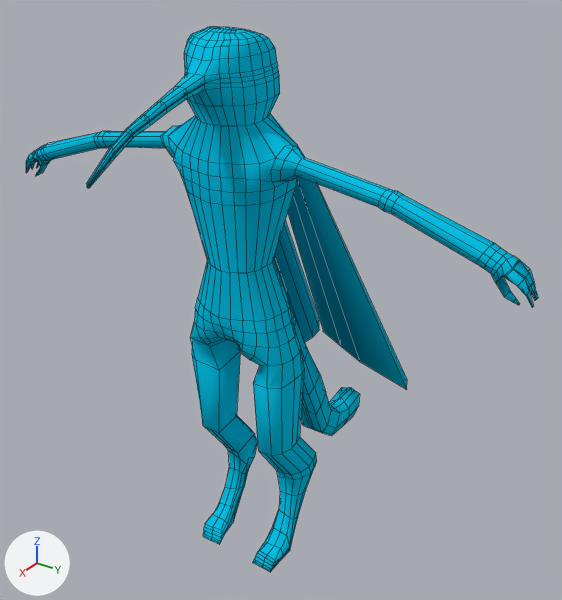
What one commit did to the Blender file 3DModels/hummingcatflat.blend.
Both versions are drawn from a 50 mm camera at (12.72, 9.93, 15.84) aimed at (-1.24, 0.3, 7.2). The lights are fixed; the arrows at lower left show +X, +Y and +Z. Mesh edges are drawn as thin lines.
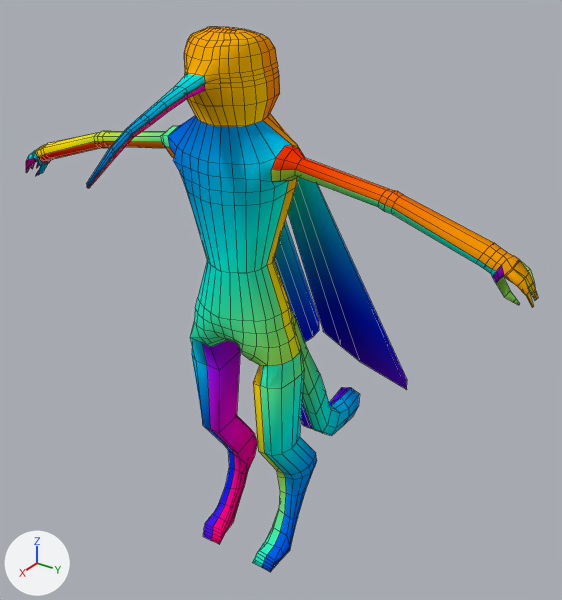
Edits to the bpy script that builds the scene:
```text
Add img_hummingcatflat_uvtest_png:
    img_hummingcatflat_uvtest_png = load_image('hummingcatflat_UVtest.png', 'hummingcatflat_UVtest.png', 1024, 1024, 'sRGB')
Change mat_mainbirb:
    remove mat_mainbirb.base_color = (0.00274, 0.542, 0.8)  # cyan #09c2e7
    add mat_mainbirb.texture = img_hummingcatflat_uvtest_png
Change me_cube_001:
    used by ob_cube; location = (-0.08, -0.05, 3.81)
    remove me_cube_001.from_pydata(...)  # 1228 vertices, 1239 faces; spans x -5.59..4.16, y -6.74..6.74, z -3.76..9.84
    add me_cube_001.from_pydata(...)  # 1231 vertices, 1229 faces; spans x -5.59..4.16, y -6.74..6.74, z -3.76..9.84
    me_cube_001 part 1
    8 faces are deleted
    4 vertices are added at (0.4, 0.92, 2.52), (0.36, 0.81, 1.9), (0.36, -0.81, 1.9), (0.39, -0.91, 2.51)
    12 new faces join them
    me_cube_001 part 2: 1211 kept faces spanning x -5.59..4.16, y -6.74..6.74, z -3.76..9.84 get new texture (UV) coordinates
```

Location of each change, [x1, y1, x2, y2] in pixels of the pictures (562 x 600 px; the box of a moved part takes in the faces that stretch with it):
'Cube', surface changed, reshaped: [26, 27, 538, 572] in both
part 1 of me_cube_001, moved or reshaped: [190, 337, 271, 455] in both
part 2 of me_cube_001, surface changed: [26, 27, 538, 572] in both
